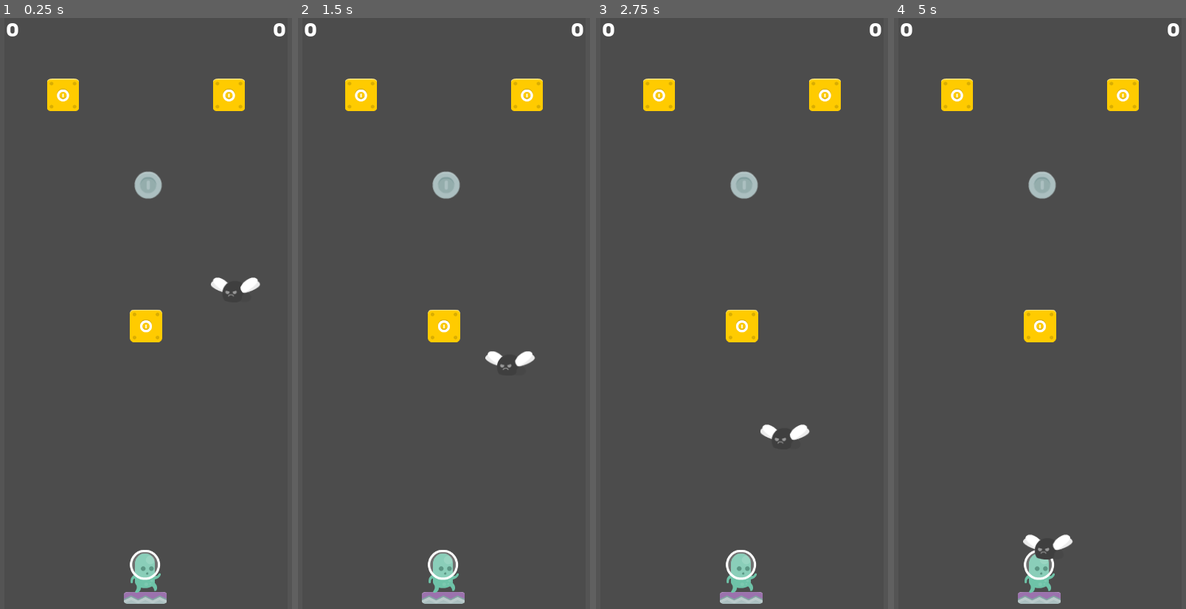
Above: before the commit, frames 1-4 (left to right).
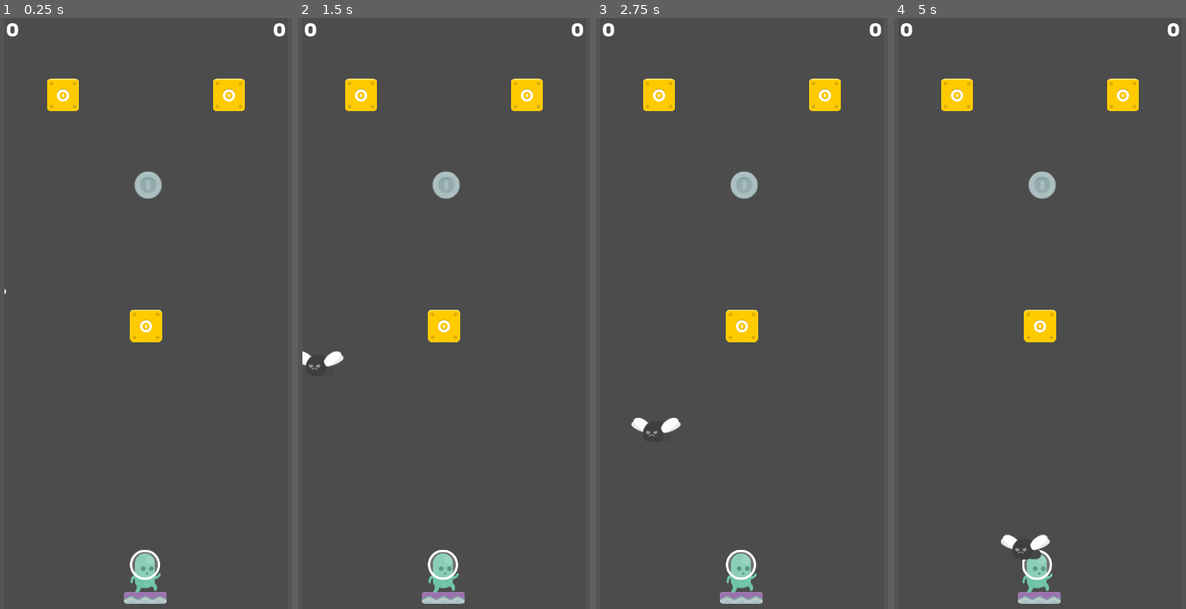
Above: after the commit, the same moments.

Repository: Crestor123/spacejump
Game: Godot game, scene res://Scenes/Game.tscn
Same seed, same stepped clock (60 frames per second), same inputs: the game is played once before the commit and once after it.
Inputs:
- Up to frame 1 (0.25 s): no input
- Up to frame 2 (1.5 s): no input
- Up to frame 3 (2.75 s): no input
- Up to frame 4 (5 s): no input

The runs differ from the first frame. In frame 1, 0.2% of the frame differs, in the area x 1-90%, y 43-48%; in frame 2, 0.4%; in frame 3, 0.5%; in frame 4, 0.7%, in the area x 36-62%, y 87-98%.

Commit message:
Implemented enemy spawning and accel multiplier

Diff:
--- a/Objects/Enemy.tscn
+++ b/Objects/Enemy.tscn
@@ -35,6 +35,10 @@
 [node name="StunTimer" type="Timer" parent="."]
 wait_time = 0.5
 
+[node name="CollisionTimer" type="Timer" parent="."]
+wait_time = 1.6
+
 [connection signal="pressed" from="TouchScreenButton" to="." method="_on_TouchScreenButton_pressed"]
 [connection signal="released" from="TouchScreenButton" to="." method="_on_TouchScreenButton_released"]
 [connection signal="timeout" from="StunTimer" to="." method="_on_Timer_timeout"]
+[connection signal="timeout" from="CollisionTimer" to="." method="_on_CollisionTimer_timeout"]
--- a/Scenes/Main.tscn
+++ b/Scenes/Main.tscn
@@ -28,7 +28,8 @@
 extents = Vector2( 445, 10 )
 
 [sub_resource type="RectangleShape2D" id=5]
-extents = Vector2( 10, 6000 )
+custom_solver_bias = 1.0
+extents = Vector2( 6000, 10 )
 
 [node name="Main" type="Node2D"]
 position = Vector2( -1.94141, -1.25681 )
@@ -138,14 +139,19 @@
 collision_mask = 7
 
 [node name="CollisionShape2D" type="CollisionShape2D" parent="RightWall"]
+rotation = 4.71239
 shape = SubResource( 5 )
+one_way_collision = true
 
 [node name="LeftWall" type="StaticBody2D" parent="."]
 position = Vector2( 80, 0 )
 collision_mask = 7
 
 [node name="CollisionShape2D" type="CollisionShape2D" parent="LeftWall"]
+position = Vector2( 1, 0 )
+rotation = 1.5708
 shape = SubResource( 5 )
+one_way_collision = true
 
 [node name="CoinSpawner" type="Node" parent="."]
 script = ExtResource( 8 )
@@ -157,7 +163,11 @@
 script = ExtResource( 11 )
 
 [node name="Enemy" parent="EnemySpawner" instance=ExtResource( 10 )]
-position = Vector2( 846.898, 835.443 )
+position = Vector2( -20, 863.505 )
+
+[node name="Timer" type="Timer" parent="EnemySpawner"]
+wait_time = 3.0
 
 [connection signal="pressed" from="UILayer/Replay" to="." method="_on_Replay_pressed"]
 [connection signal="body_entered" from="Killfloor" to="Killfloor" method="_on_Killfloor_body_entered"]
+[connection signal="timeout" from="EnemySpawner/Timer" to="EnemySpawner" method="_on_Timer_timeout"]
--- a/Scripts/Enemy.gd
+++ b/Scripts/Enemy.gd
@@ -6,11 +6,13 @@
 
 onready var input = get_tree().get_root().get_node("Game/InputManager")
 onready var spawner = get_parent()
+onready var collision = $CollisionShape2D
 #onready var player = get_tree().get_root().get_node("Game/CurrentScene/Main/Player")
 onready var player = spawner.get_parent().get_node("Player")
 onready var stunTimer = $StunTimer
+#onready var collisionTimer = $CollisionTimer
 
-signal tapped(position)
+signal tapped(position, multiplier)
 signal released
 signal destroyed(position)
 
@@ -20,16 +22,23 @@
 export var friction = 0.1
 
 var nodePosition = Vector2(0, 0)
+#var spawned = true
 var tapped = false
 var stunned = false
 
-# Called when the node enters the scene tree for the first time.
 func _ready():
+	#collision.disabled = true
+	#collisionTimer.start()
 	set_meta("type", "enemy")
 	connect("tapped", input, "node_tapped")
 	connect("released", input, "node_released")
 	connect("destroyed", input, "node_destroyed")
 	pass # Replace with function body.
+
+func spawn():
+	#When spawned, the enemy will be just offscreen
+	#Turn off collision while the enemy enters the game
+	pass
 
 func die():
 	tapped = false
@@ -40,7 +49,7 @@
 	nodePosition = global_position
 	tapped = true
 	stunned = true
-	emit_signal("tapped", global_position)
+	emit_signal("tapped", global_position, 1.2)
 	pass
 
 func _on_TouchScreenButton_released():
@@ -51,6 +60,10 @@
 	pass
 
 func _physics_process(delta):
+	#if spawned == true:
+		#velocity = global_position.direction_to(player.global_position)
+		#velocity.x = lerp(velocity.x, velocity.x * speed, acceleration * 2)
+		#velocity.y = 0
 	if tapped == false && stunned == false:
 		#Move toward player
 		if player != null:
@@ -77,7 +90,15 @@
 	if collision:
 		var type = collision.collider.get_meta("type")
 		if type == "wall":
+			#if global_position.x <= 150 or global_position.x >= 890:
+				#pass
+			#else:
+				#print("wall")
 			die()
 
 func _on_Timer_timeout():
 	stunned = false
+
+#func _on_CollisionTimer_timeout():
+	#spawned = false
+	#collision.disabled = false
--- a/Scripts/EnemySpawner.gd
+++ b/Scripts/EnemySpawner.gd
@@ -1,11 +1,45 @@
 extends Node
 
 onready var gameData = get_parent()
+onready var timer = $Timer
+var rng = RandomNumberGenerator.new()
+
+var enemyObject = preload("res://Objects/Enemy.tscn")
+
+var probability = 20
 
 func _ready():
-	pass # Replace with function body.
+	rng.randomize()
+	timer.start()
+	pass
 
+func spawnEnemy():
+	print("spawning enemy ?")
+	#Spawn rate is based on intensity
+	#The spawn position should be either x = 1100 or -20, y random based on maxheight
 
-# Called every frame. 'delta' is the elapsed time since the previous frame.
-#func _process(delta):
-#	pass
+	var rand
+	var spawn
+
+	rand = rng.randi_range(1, 100)
+	if rand < probability + (gameData.intensity * 2):
+		print("spawning enemy")
+		#spawn an enemy
+		spawn = enemyObject.instance()
+		add_child(spawn)
+		rand = rng.randi_range(0, 1)
+		if rand == 0:
+			#spawn left
+			spawn.position = Vector2(-20, (gameData.nodeHeight * 100) + 1000)
+		if rand == 1:
+			#spawn right
+			spawn.position = Vector2(1100, (gameData.nodeHeight * 100) + 1000)
+		print(spawn.position)
+	pass
+
+func _on_Timer_timeout():
+	if gameData.playerMaxHeight < -11770:
+		spawnEnemy()
+	#else:
+	timer.start()
+	pass
--- a/Scripts/InputManager.gd
+++ b/Scripts/InputManager.gd
@@ -9,11 +9,11 @@
 
 var nodePos = Vector2(0, 0)
 
-func node_tapped(position):
+func node_tapped(position, multiplier = 1):
 	#print("node pressed:")
 	#print(position)
 	nodePos = position
-	emit_signal("move_player", position)
+	emit_signal("move_player", position, multiplier)
 	pass
 
 func node_released():
--- a/Scripts/Main.gd
+++ b/Scripts/Main.gd
@@ -20,7 +20,7 @@
 var playerCurrHeight = 0
 
 var coinFlag = false
-var nodeHeight = 0
+var nodeHeight = 0.0
 var prevHeight = 0
 
 var intensity = 1
@@ -44,10 +44,9 @@
 func playerDead():
 	print("Game Over")
 	replayButton.visible = true
-	heightLabel.text = "Game Over"
 
 func playerHeightChanged(height):
-	var nodeHeight = 0.0
+	#var nodeHeight = 0.0
 	playerCurrHeight = height - playerInitialHeight
 	if playerMaxHeight > playerCurrHeight:
 		playerMaxHeight = playerCurrHeight
--- a/Scripts/Node.gd
+++ b/Scripts/Node.gd
@@ -1,8 +1,9 @@
 extends Node2D
 
 onready var input = get_tree().get_root().get_node("Game/InputManager")
+var multiplier = 1
 
-signal tapped(position)
+signal tapped(position, multiplier)
 signal released()
 signal destroyed(position)
 
@@ -19,7 +20,7 @@
 
 func _on_TouchScreenButton_pressed():
 	#print("tap")
-	emit_signal("tapped", global_position)
+	emit_signal("tapped", global_position, multiplier)
 	pass
 
 func _on_TouchScreenButton_released():
--- a/Scripts/Player.gd
+++ b/Scripts/Player.gd
@@ -7,8 +7,9 @@
 signal collectCoin
 signal playerDead
 
+export var multiplier = 1
 export var speed = 2000
-export var gravity = 40
+export var gravity = 30
 export var friction = 0.005
 export var acceleration = 0.5
 
@@ -16,10 +17,12 @@
 var targetPos = Vector2(0, 0)
 var prevPos = Vector2(0, 0)
 
-func set_targetPos(location):
+func set_targetPos(location, multiply = 1):
+	multiplier = multiply
 	targetPos = location
 
 func unset_targetPos():
+	multiplier = 1
 	targetPos = Vector2(0, 0)
 
 func die():
@@ -39,8 +42,8 @@
 		velocity = global_position.direction_to(targetPos)
 		if global_position.y < targetPos.y:
 			velocity *= -1
-		velocity.x = lerp(velocity.x, velocity.x * speed, acceleration)
-		velocity.y = lerp(velocity.y, velocity.y * speed, acceleration)
+		velocity.x = lerp(velocity.x, velocity.x * speed, acceleration * multiplier)
+		velocity.y = lerp(velocity.y, velocity.y * speed, acceleration * multiplier)
 		#velocity *= speed
 		#print(velocity)
 	else:
